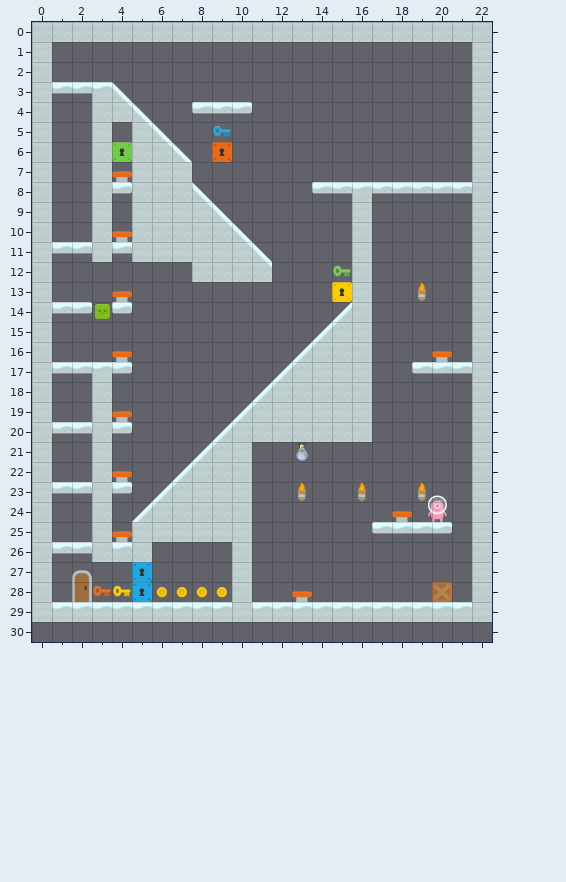
A Tiled map gets an edit: ski.tmx. Above: the version before the commit.
Cells are 50x50 px. Shown: x 0..22, y 0..30.
Once edited:
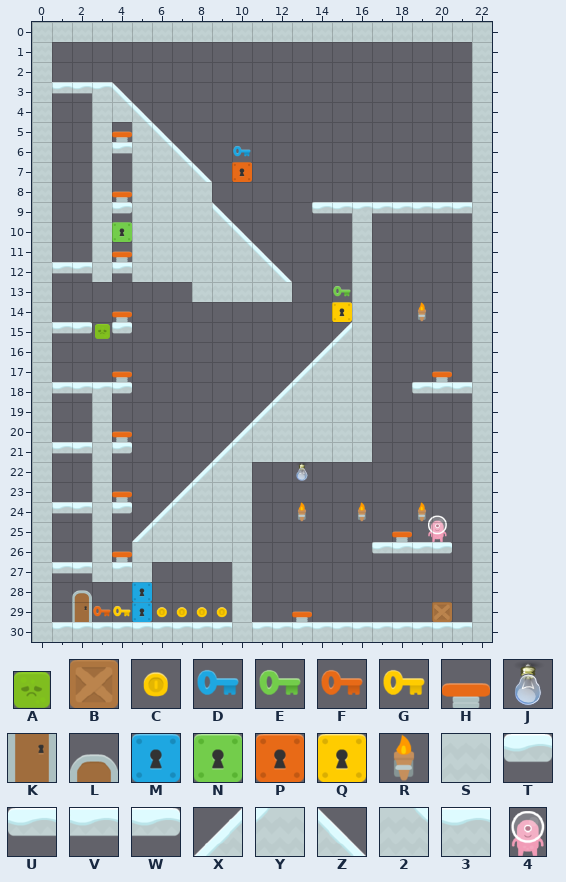
Key: from "blocker": A 2; from "box": B 1; from "items": C 14, D 33, E 34, F 35, G 36, H 44; from "lightbulb": J 0; from "misc": K 3, L 4, M 11, N 12, P 13, Q 14, R 22; from "snow": S 1, T 7, U 8, V 9, W 10, X 11, Y 12, Z 13, 2 14, 3 18; from "talker": 4 1.
_ is an empty cell, . an unchanged one.
Objects are placed by their top-left corner, in cells (3,4 is the top-left corner of cell 3,4); size is 1x1 cell unless given.
Message: Fixed collision detection when jumping at slopes from lower side. Tweaked ski level
What changed:
--- layer "Foreground Objects"
-A at 3.1,14.1 size 0.7x0.7
+A at 3.1,15.1 size 0.7x0.7
-4 at 19.8,23.6 size 1x1.4
+4 at 19.8,24.6 size 1x1.4
--- layer "Background Tiles"
@@ x 0..22 @@
- 4 ........UVW............
- 5 ...._..................
- 6 ....N....P.............
- 7 ....H..S_._............
- 8 ....W...Z.....UV3VVVVV.
- 9 ...._...2.....__S_____.
-10 ....H..................
-11 .VV.V..................
-12 ._______...._..........
-13 ....H..._____..Q...R...
-14 .VW.T..........X..._...
-15 .__._.........XY.......
-16 ....H........XYS....H..
-17 .VV3W.......XYS....UVV.
-18 .__S_......XYS.....___.
-19 ....H.....XYS..........
-20 .VV.W....XYS...........
-21 .__._...XYS______......
-22 ....H..XYS.............
-23 .VV.W.XYS....R..R..R...
-24 .__._XYS....._.._.H_...
-25 ....HSS..........UVVW..
-26 .VV.3.____.......____..
-27 ._L__M.................
-28 ..K..........H......B..
-29 .333333333.33333333333.
-30 _______________________
+ 4 ........___............
+ 5 ....H..................
+ 6 ....V...._.............
+ 7 ...._..2Z.P............
+ 8 ....H...S.....________.
+ 9 ....W...S.....UV3VVVVV.
+10 ....N..................
+11 .__.H..................
+12 .VVSVSSS....Z..........
+13 ...._...SSSSS.._..._...
+14 .__.H..........Q...R...
+15 .VW.T........._X.......
+16 ...._........_XY...._..
+17 .___H......._XY...._H_.
+18 .VV3W......_XY.....UVV.
+19 ...._....._XY..........
+20 .__.H...._XY...........
+21 .VV.W..._XYSSSSSS......
+22 ...._.._XY.............
+23 .__.H._XY...._.._.._...
+24 .VV.W_XY.....R..R._R...
+25 ...._XY.........._H__..
+26 .__.H.SSSS.......UVVW..
+27 .VVS3S.................
+28 ..L.........._......_..
+29 ._K__M____.__H______B_.
+30 S333333333S33333333333S
--- layer "Foreground Tiles"
@@ x 9..10 @@
- 5 D.
- 6 ._
+ 5 _.
+ 6 .D
@@ x 15..15 @@
-12 E
+12 _
@@ x 13..13 @@
-21 J
-22 _
+21 _
+22 J
@@ x 3..9 @@
-28 FG.CCCC
-29 __.____
+28 __.____
+29 FG.CCCC
--- layer "Green Key" (added)
+E at 15,13
Pixel boxes of the changes (left, top, right, bottom) in both pictures:
changed: (32, 102, 492, 642)
